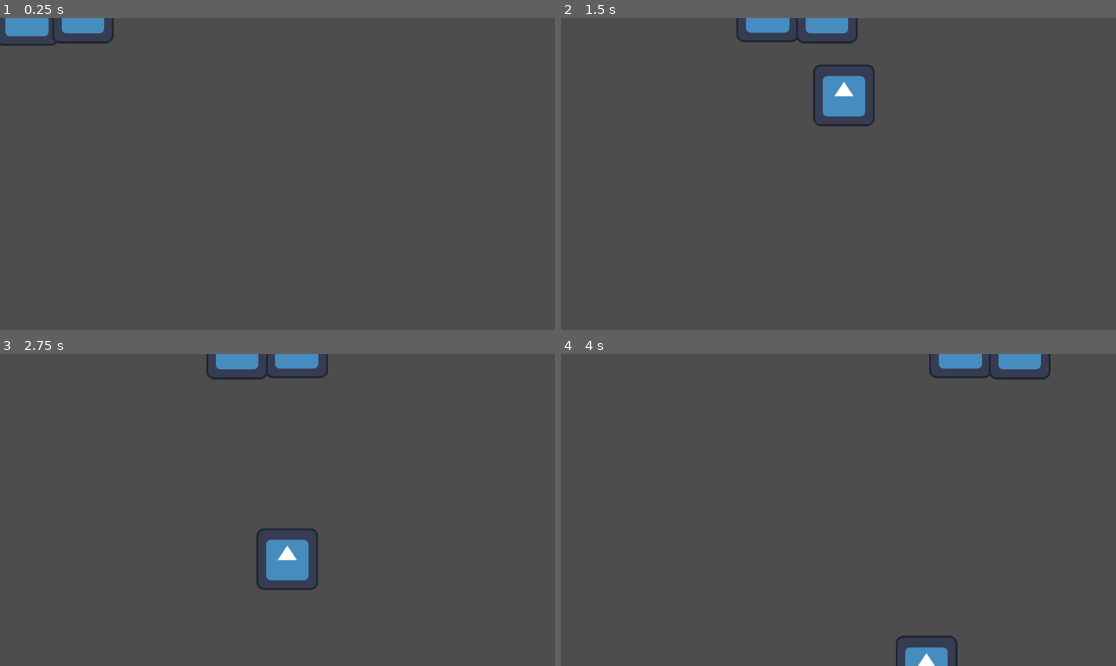
Above: before the commit, frames 1-4 (two rows, left to right).
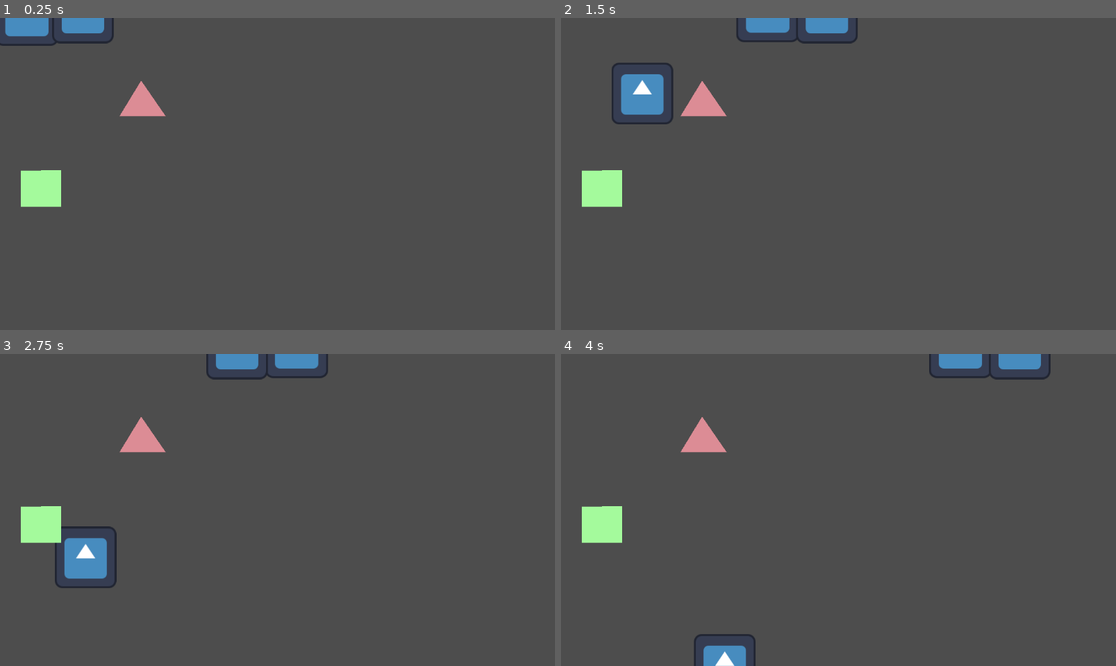
Above: after the commit, the same moments.

Repository: gsMolina02/GameJam
Game: Godot game, scene res://Scenes/escena_prueba.tscn
Same seed, same stepped clock (60 frames per second), same inputs: the game is played once before the commit and once after it. This scene is started directly instead of the project's main scene. The engine's default icon, where the game draws it, is replaced by a stand-in: a white triangle on a blue panel in a dark square.
Inputs:
- Up to frame 1 (0.25 s): no input
- Up to frame 2 (1.5 s): tap Enter (ui_accept) at 0.5, 0.77 s; hold D (right) from 0.53 s (still down)
- Up to frame 3 (2.75 s): tap Enter (ui_accept) at 1.52 s; release D (right) at 2.03 s; hold A (left) from 2.03 s (still down)
- Up to frame 4 (4 s): release A (left) at 2.78 s; hold D (right) from 2.78 s (still down); tap Enter (ui_accept) at 3.02, 3.77 s

The runs differ from the first frame. In frame 1, 1.4% of the frame differs, in the area x 3-30%, y 20-61%; in frame 2, 4.0%, in the area x 3-57%, y 14-61%; in frame 3, 4.0%; in frame 4, 2.6%.

Commit message:
colision  danio y vida

Diff:
--- a/BomberoMichiGame/Scenes/Entities/Player.tscn
+++ b/BomberoMichiGame/Scenes/Entities/Player.tscn
@@ -1,16 +1,19 @@
-[gd_scene load_steps=2 format=3 uid="uid://c55yo68fk4a67"]
+[gd_scene load_steps=3 format=3 uid="uid://c55yo68fk4a67"]
+
+[ext_resource type="Script" uid="uid://d3nn3y0r2qtqe" path="res://Scripts/player.gd" id="1_3kvya"]
 
 [sub_resource type="RectangleShape2D" id="RectangleShape2D_0rwas"]
-size = Vector2(47, 38)
+size = Vector2(58, 52)
 
 [node name="Node2D" type="Node2D"]
 
 [node name="Player" type="CharacterBody2D" parent="."]
+script = ExtResource("1_3kvya")
 
 [node name="PlayerHitbox" type="Area2D" parent="Player"]
 
 [node name="CollisionShape2D" type="CollisionShape2D" parent="Player/PlayerHitbox"]
-position = Vector2(99.5, -10)
+position = Vector2(-4, -6)
 shape = SubResource("RectangleShape2D_0rwas")
 
 [node name="Polygon2D" type="Polygon2D" parent="Player"]
--- a/BomberoMichiGame/Scenes/escena_prueba.tscn
+++ b/BomberoMichiGame/Scenes/escena_prueba.tscn
@@ -1,8 +1,10 @@
-[gd_scene load_steps=4 format=3 uid="uid://doh2qtc1kjvpm"]
+[gd_scene load_steps=6 format=3 uid="uid://c2fcfdi28gc84"]
 
 [ext_resource type="PackedScene" uid="uid://e2osxgcrxydp" path="res://personajes/mascota/mascota.tscn" id="1_uapuf"]
 [ext_resource type="PackedScene" uid="uid://bfra7nxi2wetn" path="res://personajes/personaje_principal/personaje_principal.tscn" id="2_1in75"]
 [ext_resource type="PackedScene" uid="uid://upe8nkwx2xwf" path="res://personajes/jefe/jefe.tscn" id="3_1in75"]
+[ext_resource type="PackedScene" uid="uid://b2isyrlrybvoh" path="res://Scenes/Entities/fuego.tscn" id="4_gdsp3"]
+[ext_resource type="PackedScene" uid="uid://bwg0w8g826tus" path="res://Scenes/Entities/tanque_oxigeno.tscn" id="5_qjlt0"]
 
 [node name="escenaPrueba" type="Node2D"]
 
@@ -17,3 +19,9 @@
 
 [node name="jefe" parent="." instance=ExtResource("3_1in75")]
 position = Vector2(478, -76)
+
+[node name="Fuego" parent="." instance=ExtResource("4_gdsp3")]
+position = Vector2(246, 155)
+
+[node name="TanqueOxigeno" parent="." instance=ExtResource("5_qjlt0")]
+position = Vector2(-423, 108)
--- a/BomberoMichiGame/Scripts/LootManager.gd
+++ b/BomberoMichiGame/Scripts/LootManager.gd
@@ -1,11 +1,37 @@
+# LootManager.gd
 extends Node
 
+# Tarea 6.2: Precargamos la escena del tanque de oxígeno.
+# ¡Revisa que esta ruta sea correcta!
+var tanque_oxigeno_scene = preload("res://Scenes/Entities/tanque_oxigeno.tscn")
 
-# Called when the node enters the scene tree for the first time.
-func _ready() -> void:
-	pass # Replace with function body.
+# Probabilidad de que suelte vida (0.3 = 30%)
+@export var probabilidad_drop_vida: float = 0.3
 
+# Generador de números aleatorios
+var rng = RandomNumberGenerator.new()
 
-# Called every frame. 'delta' is the elapsed time since the previous frame.
-func _process(delta: float) -> void:
-	pass
+# --- FUNCIÓN PARA CRISTIAN (Minions) ---
+# Tu compañero Cristian llamará a esta función desde el script de su minion
+# cuando el minion muera.
+#
+# En su script de Minion, él pondrá:
+# func _morir():
+#     LootManager.al_morir_minion(self.global_position)
+#     queue_free()
+#
+func al_morir_minion(posicion_muerte: Vector2):
+	rng.randomize() # Prepara el dado
+
+	# Lanza el dado (un número float entre 0.0 y 1.0)
+	if rng.randf() < probabilidad_drop_vida:
+
+		# ¡Suerte! Creamos el pickup
+		var pickup = tanque_oxigeno_scene.instantiate()
+
+		# Lo añadimos a la escena principal
+		var escena_actual = get_tree().current_scene
+		escena_actual.add_child(pickup)
+
+		# Lo movemos a la posición donde murió el minion
+		pickup.global_position = posicion_muerte
--- /dev/null
+++ b/BomberoMichiGame/node_2d.tscn
@@ -0,0 +1,3 @@
+[gd_scene format=3 uid="uid://bxmxxuolniek5"]
+
+[node name="Node2D" type="Node2D"]
--- a/BomberoMichiGame/personajes/jefe/jefe.gd
+++ b/BomberoMichiGame/personajes/jefe/jefe.gd
@@ -1,5 +1,5 @@
 extends "res://personajes/personaje_base.gd"
-
+@export ""
 var direccion := Vector2.ZERO
 var tiempo_cambio := 0.5
 var tiempo_actual := 0.0
--- a/BomberoMichiGame/personajes/jefe/jefe.tscn
+++ b/BomberoMichiGame/personajes/jefe/jefe.tscn
@@ -9,6 +9,7 @@
 [node name="jefe" type="CharacterBody2D"]
 rotation = -0.00036524187
 script = ExtResource("1_l41yb")
+vida_maxima = 50
 metadata/_edit_group_ = true
 
 [node name="Sprite2D" type="Sprite2D" parent="."]
--- a/BomberoMichiGame/personajes/mascota/mascota.tscn
+++ b/BomberoMichiGame/personajes/mascota/mascota.tscn
@@ -7,6 +7,7 @@
 rotation = -0.00036524187
 collision_layer = 2
 script = ExtResource("1_frh65")
+vida_maxima = 1000
 metadata/_edit_group_ = true
 
 [node name="Sprite2D" type="Sprite2D" parent="."]
--- a/BomberoMichiGame/personajes/personaje_base.gd
+++ b/BomberoMichiGame/personajes/personaje_base.gd
@@ -2,7 +2,110 @@
 
 @export var speed = 400
 
+# Salud (por defecto 1 -> ideal para minions)
+@export var vida_maxima: int = 1
+var vida_actual: int = 0
+var vivo: bool = true
+
+# Knockback settings: al tocar fuego empujar al personaje fuera y aplicar daño
+@export var knockback_duration: float = 0.12
+@export var knockback_strength: float = 700.0
+@export var penetration_push: float = 8.0 # empuje inmediato para evitar quedar solapado
+var knockback_remaining: float = 0.0
+var knockback_velocity: Vector2 = Vector2.ZERO
+
+signal vida_actualizada(nueva_vida)
+signal personaje_muerto
+
+func _ready() -> void:
+	# Inicializar vida según la export var (puedes cambiarla en cada escena)
+	vida_actual = vida_maxima
+	emit_signal("vida_actualizada", vida_actual)
+
+	# Si el nodo hijo 'Hitbox' existe, conecta su señal para detectar areas
+	if has_node("Hitbox"):
+		var hb = $Hitbox
+		var cb = Callable(self, "_on_Hitbox_area_entered")
+		if not hb.is_connected("area_entered", cb):
+			hb.connect("area_entered", cb)
+
 func mover_personaje(delta):
+	# Si el personaje está muerto, no moverse
+	if not vivo:
+		velocity = Vector2.ZERO
+		return
+
+	# Si hay un knockback activo, aplicarlo en prioridad sobre el input
+	if knockback_remaining > 0.0:
+		# decrement timer
+		knockback_remaining -= delta
+		velocity = knockback_velocity
+		# opcional: reducir gradualmente el knockback
+		knockback_velocity = knockback_velocity.move_toward(Vector2.ZERO, knockback_strength * delta)
+		move_and_slide()
+		return
+
 	var input_vector = Input.get_vector("left", "right", "up", "down")
 	velocity = input_vector * speed
 	move_and_slide()
+
+# --- Vida ---
+func recibir_dano(cantidad: int):
+	if not vivo:
+		return
+	vida_actual = max(0, vida_actual - cantidad)
+	emit_signal("vida_actualizada", vida_actual)
+	print(self.name, " - Daño recibido. Vida:", vida_actual)
+	if vida_actual == 0:
+		_vencer()
+
+func curar(cantidad: int):
+	if not vivo:
+		return
+	vida_actual = min(vida_maxima, vida_actual + cantidad)
+	emit_signal("vida_actualizada", vida_actual)
+	print(self.name, " - Curado. Vida:", vida_actual)
+
+func _vencer():
+	vivo = false
+	emit_signal("personaje_muerto")
+	print(self.name, " - Ha muerto. Movilidad desactivada.")
+	if has_node("CollisionShape2D"):
+		$CollisionShape2D.disabled = true
+
+# --- Detección por Hitbox ---
+func _on_Hitbox_area_entered(area):
+	# Depuración (opcional)
+	#print("[Hitbox] ", self.name, "area:", area.name, "groups:", area.get_groups())
+
+	# SOLO procesar fuego/pickups si este personaje es el personaje principal
+	if not is_in_group("player_main"):
+		return
+
+	# Daño por fuego (grupo 'fuego')
+	if area.is_in_group("fuego"):
+		# aplicar daño
+		recibir_dano(1)
+		# calcular dirección desde el centro del fuego hacia el jugador (empujar fuera)
+		var dir = (global_position - area.global_position).normalized()
+		# si la distancia es 0, empujar hacia arriba por defecto
+		if dir == Vector2.ZERO:
+			dir = Vector2.UP
+		# empuje inmediato para evitar quedar solapado
+		global_position += dir * penetration_push
+		# establecer knockback
+		knockback_velocity = dir * knockback_strength
+		knockback_remaining = knockback_duration
+		print(self.name, " - Knockback aplicado, dir:", dir, "vel:", knockback_velocity)
+		return
+
+	# Si el area es 'ataque_enemigo' (si lo usáis)
+	if area.is_in_group("ataque_enemigo"):
+		recibir_dano(1)
+		return
+
+	# Pickup de vida
+	if area.is_in_group("pickup_vida"):
+		curar(1)
+		area.queue_free()
+		return
--- a/BomberoMichiGame/personajes/personaje_principal/personaje_principal.tscn
+++ b/BomberoMichiGame/personajes/personaje_principal/personaje_principal.tscn
@@ -6,16 +6,21 @@
 [sub_resource type="RectangleShape2D" id="RectangleShape2D_jy0aa"]
 size = Vector2(128, 130)
 
-[node name="personajePrincipal" type="CharacterBody2D"]
+[node name="personajePrincipal" type="CharacterBody2D" groups=["player_main"]]
 rotation = -0.00036524187
 scale = Vector2(1.0015259, 0.9999777)
 collision_mask = 2
 script = ExtResource("1_yy08j")
+vida_maxima = 3
 metadata/_edit_group_ = true
 
 [node name="Sprite2D" type="Sprite2D" parent="."]
 texture = ExtResource("2_qh03m")
 
-[node name="CollisionShape2D" type="CollisionShape2D" parent="."]
+[node name="Hitbox" type="Area2D" parent="."]
 position = Vector2(1, -1)
+
+[node name="CollisionShape2D" type="CollisionShape2D" parent="Hitbox"]
+position = Vector2(0, 0)
 shape = SubResource("RectangleShape2D_jy0aa")
+disabled = false
--- a/BomberoMichiGame/project.godot
+++ b/BomberoMichiGame/project.godot
@@ -16,9 +16,15 @@
 config/icon="res://icon.svg"
 
 [autoload]
+
 LootManager="*res://Scripts/LootManager.gd"
 
+[global_group]
+
+player_main="es el personaje principal"
+
 [input]
+
 damage={
 "deadzone": 0.2,
 "events": [Object(InputEventKey,"resource_local_to_scene":false,"resource_name":"","device":0,"window_id":0,"alt_presse …(194 unchanged characters)…
